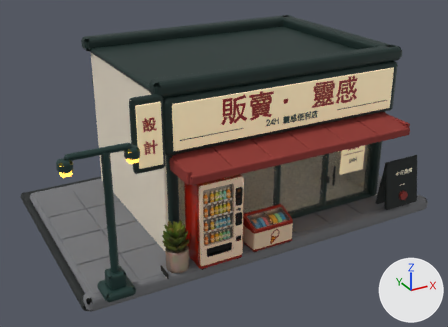
Two versions of the glTF model assets/models/store-exterior-meshopt.glb, one commit apart.
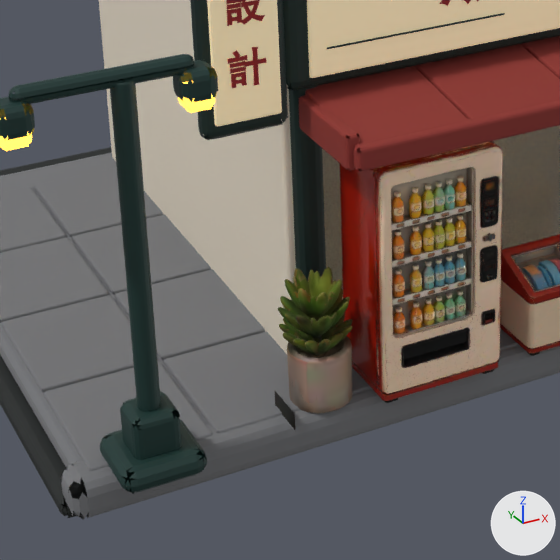
Old and new are each drawn whole from a camera (50 mm lens) standing at (-6.79, -11.76, 6.91) and looking at (-0.59, -0.5, 1.28) and again close up on the part from 14% to 59% of the width and 38% to 100% of the height. Arrows for +X, +Y and +Z are at lower right; the lights stay in place. The older version's two pictures come first. Where no turn or scale is listed for an object, it has been applied to the vertices.

The scene before the commit, as lines of its bpy script (objects in view):
```python
me_cube_004 = bpy.data.meshes.new('Cube.004')
me_cube_004.from_pydata(...)  # 104 vertices, 116 faces; spans x -0.428..0.428, y -0.527..0.527, z -0.018..0.018
me_cube_004.materials.append(mat_grey_stone_base)  # grey #737477
me_cube_106 = bpy.data.meshes.new('Cube.106')
me_cube_106.from_pydata(...)  # 104 vertices, 116 faces; spans x -0.235..0.235, y -0.018..0.018, z -0.59..0.59
me_cube_106.materials.append(mat_backlit_cream_sign)  # beige #f5e2b8, glowing yellow #81775f
me_node_0_001 = bpy.data.meshes.new('node_0.001')
me_node_0_001.from_pydata(...)  # 9736 vertices, 19132 faces; spans x -0.3179..-0.2395, y -0.2854..-0.2068, z 0.0449..0.1768
me_node_0_001.materials.append(mat_material_002)
ob_blade_sign_panel = bpy.data.objects.new('Blade sign panel', me_cube_106)
ob_blade_sign_panel.location = (-3.02, -2.21, 2.98)
ob_plant_source = bpy.data.objects.new('plant_source', me_node_0_001)
ob_plant_source.location = (-0.753, -0.768, 0.016)
ob_plant_source.scale = (7.2, 7.2, 7.2)
ob_sidewalk_tile__1_1 = bpy.data.objects.new('Sidewalk tile -1-1', me_cube_004)
ob_sidewalk_tile__1_1.location = (-3.96, -0.98, 0.335)
# also in view: 'Awning side skirt -2.56' at (-2.56, -2.45, 2.3); 'Awning panel 2' at (-0.43, -2.42, 2.38); 'Front curb' at (-0.44, -2.55, 0.19); 'Main sign inset' at (0.0, -2.2, 3.04); 'Streetlight housing -3.55' at (-3.55, -2.72, 2.95)
```
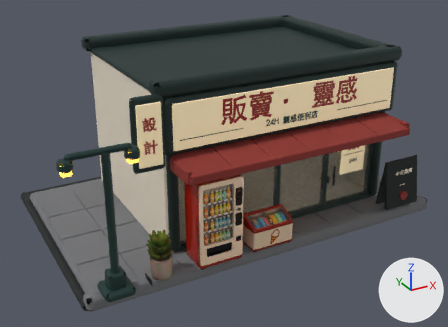
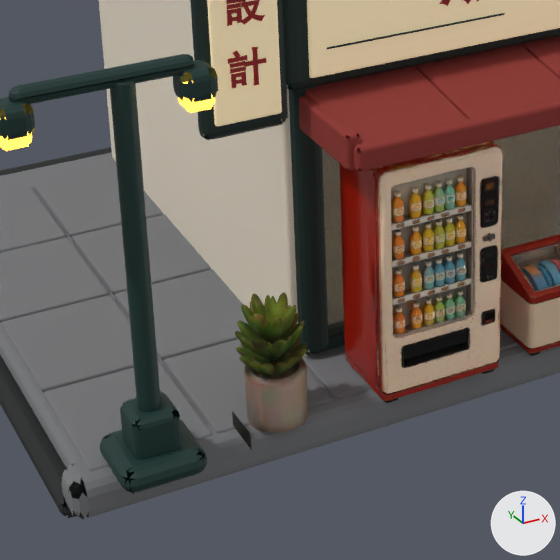
The change, as a diff of the scene's bpy script:
```diff
--- a/assets/models/store-exterior-meshopt.glb.py
+++ b/assets/models/store-exterior-meshopt.glb.py
@@ ob_plant_source @@
 ob_plant_source = bpy.data.objects.new('plant_source', me_node_0_001)
-ob_plant_source.location = (-0.753, -0.768, 0.016)
-ob_plant_source.scale = (7.2, 7.2, 7.2)
+ob_plant_source.location = (-1.225, -0.946, 0.034)
+ob_plant_source.scale = (6.8, 6.8, 6.8)
```

Pixel boxes [x1, y1, x2, y2] of what changed, in the close-ups (560 x 560 px):
'plant_source', moved, rescaled: before [275, 267, 352, 430]; after [232, 292, 308, 451]
'Sidewalk tile 1-0', unchanged, uncovered by the edit: before [352, 368, 371, 394]; after [302, 345, 371, 398]
